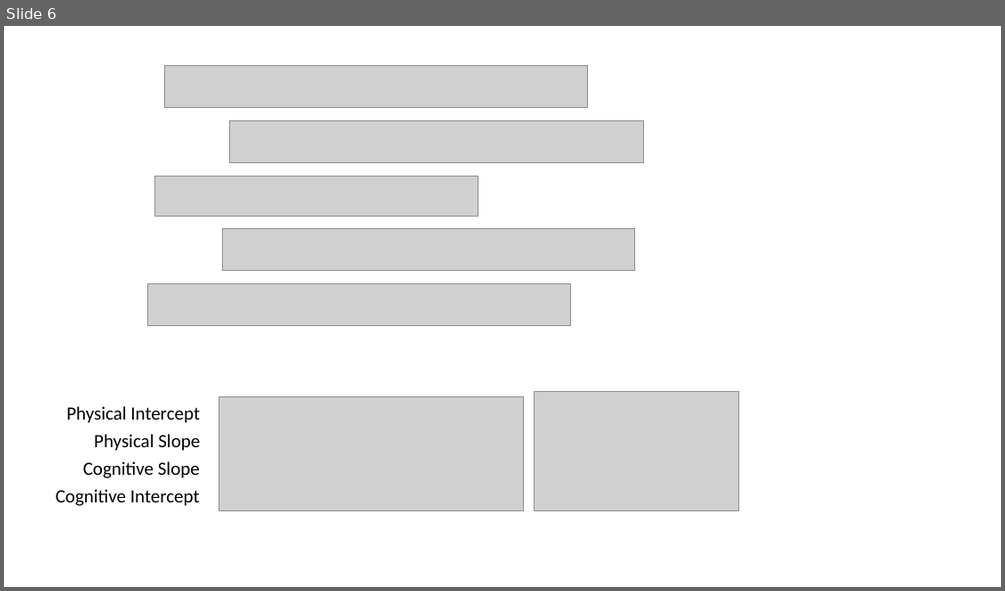
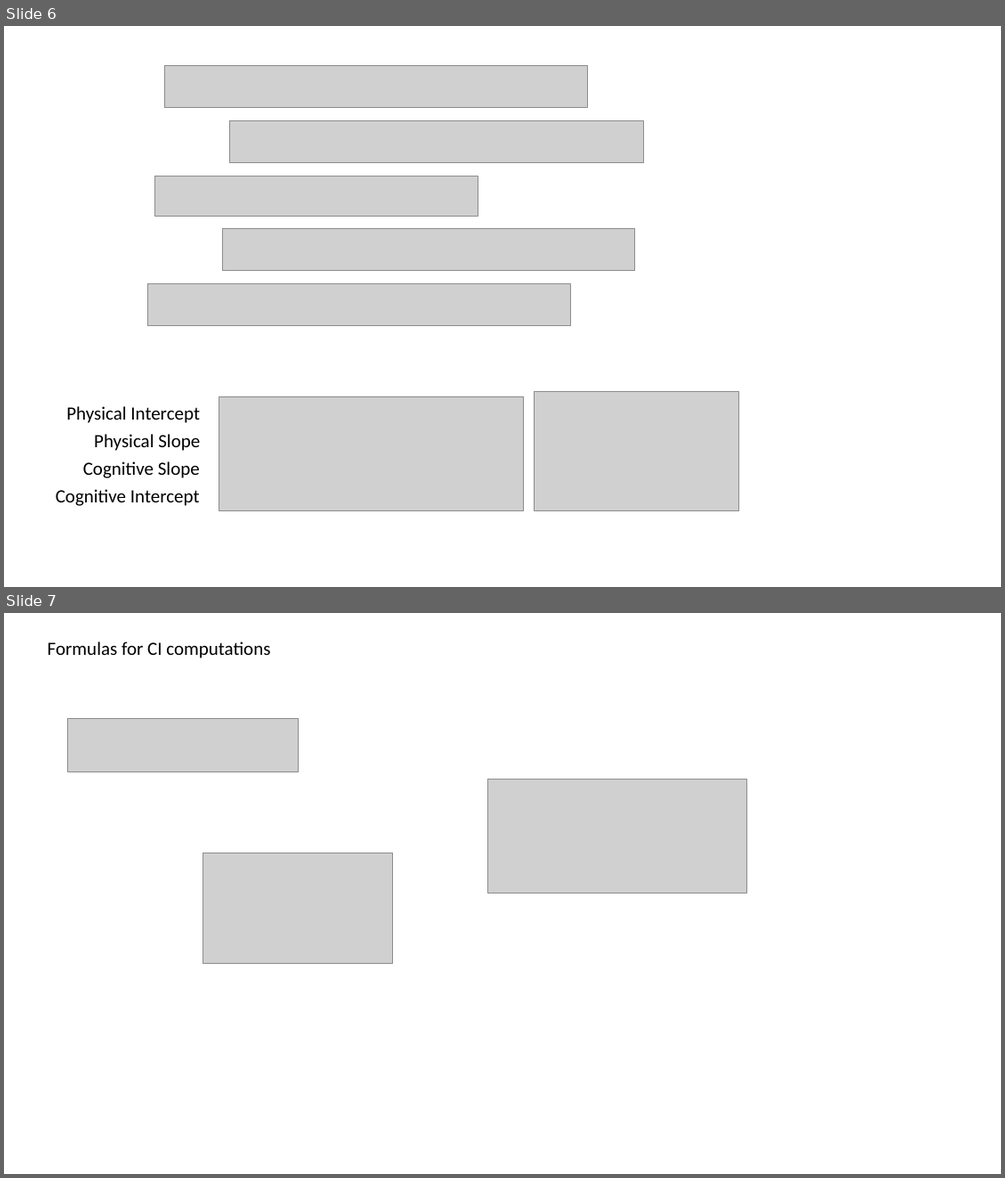
Before and after one commit to IALSA/IALSA-2015-Portland, a slide deck: libs/materials/naming_convention.pptx. Shown one above the other, each under a label of ours: slide 6 before the commit, slides 6 and 7 after it. The pictures are 1005x591 and 1005x1178 pixels, drawn with LibreOffice and Linux fonts; fonts in the diff are those of the drawing; grey boxes stand for pictures. Boxes give left, top, right and bottom in pixels: in the first picture for what was removed or moved away, otherwise in the second. Text is boxed around its words. In the diff, an @@ line names an element or a change of style, - is before the commit and + after.

```diff
--- a/libs/materials/naming_convention.pptx
+++ b/libs/materials/naming_convention.pptx
@@ slide 7 added at [4,613,1001,1174], background #FFFFFF @@
@@ text added at [48,641,270,658], 18 pt, text #000000 @@
+Formulas for CI computations
@@ picture added at [67,718,298,772] @@
@@ picture added at [488,779,745,892] @@
@@ picture added at [202,853,392,963] @@
```
Also in this commit, not shown: 1 slide removed, 9 other files.
